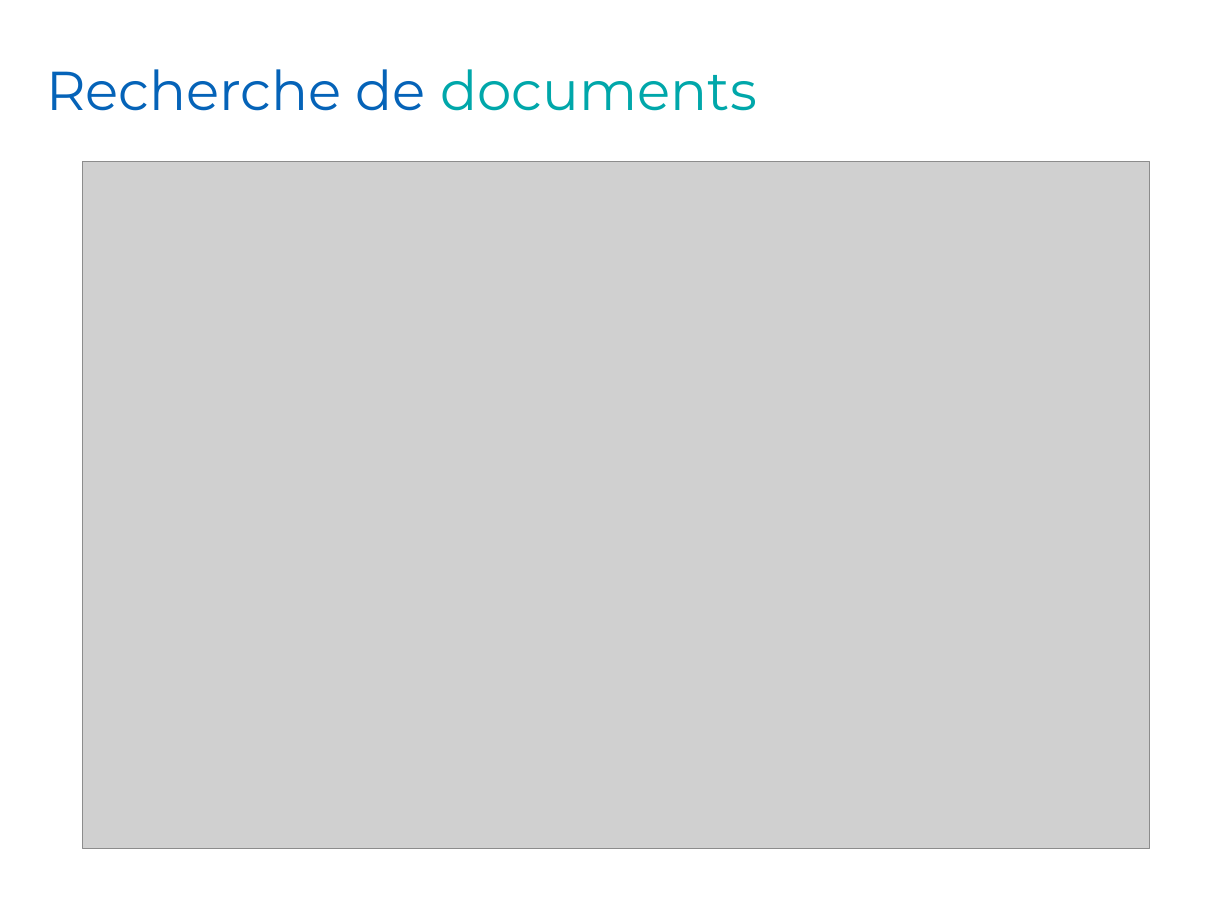
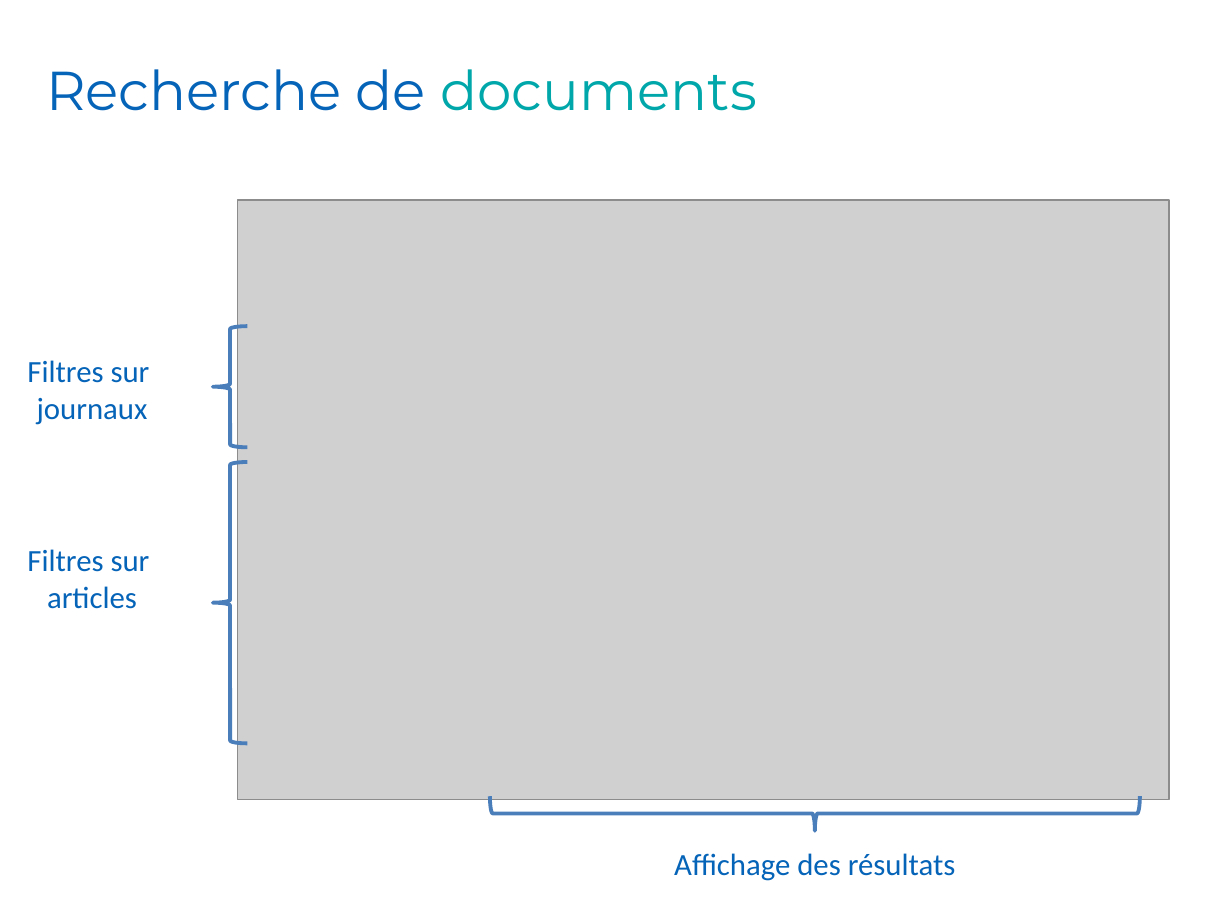
Before and after one commit to Romcol/Gutemberg-rapports, a slide deck: slide 9 of defense/1_project/powerpoint.pptx. Drawn at 1232x924 pixels with LibreOffice and Linux fonts; fonts in the diff are those of the drawing; grey boxes stand for pictures; background and template pictures are left out. Boxes give left, top, right and bottom in pixels: in the first picture for what was removed or moved away, otherwise in the second. Text is boxed around its words. In the diff, an @@ line names an element or a change of style, - is before the commit and + after.

```diff
--- a/defense/1_project/powerpoint.pptx
+++ b/defense/1_project/powerpoint.pptx
@@ picture: place and size @@
-picture at box(83, 161, 1149, 849)
+picture at box(238, 200, 1169, 800)
@@ left brace added at box(213, 326, 248, 447), outline #4B7EBC 2.25 pt @@
@@ text added at box(27, 360, 150, 425), 18 pt, text #0563B8 @@
+Filtres sur
+journaux
@@ left brace added at box(213, 462, 248, 743), outline #4B7EBC 2.25 pt @@
@@ text added at box(27, 549, 150, 609), 18 pt, text #0563B8 @@
+Filtres sur
+articles
@@ left brace added at box(489, 796, 1140, 830), outline #4B7EBC 2.25 pt @@
@@ text added at box(674, 853, 956, 881), 18 pt, text #0563B8 @@
+Affichage des résultats
```
Also in this commit, not shown: 7 other slides changed, 7 slides added, 3 slides removed.
